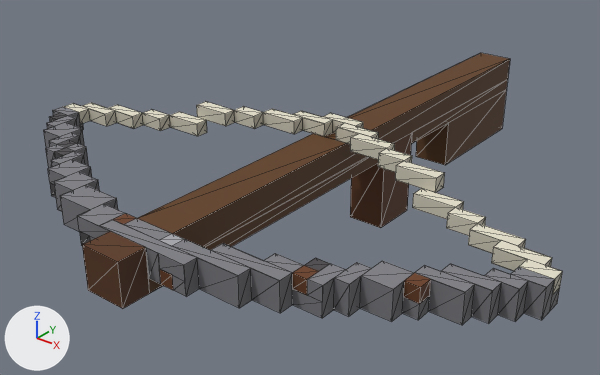
Renders of the glTF model www/proto3d/models/beth/equipment/meshes/weapons/crossbow_common.glb from each side of a commit.
The view is the same before and after, from a 50 mm camera at (0.497, -0.771, 0.436) aimed at (-0.04, -0.099, 0.019). The lights are fixed; the arrows at lower left show +X, +Y and +Z. The first picture is the older version. Mesh edges are drawn as thin lines. Vertices at exactly the same position are counted once.

The scene before the commit, as lines of its bpy script (objects in view):
```python
me_crossbow_common = bpy.data.meshes.new('crossbow_common')
me_crossbow_common.from_pydata(...)  # 404 vertices, 630 faces; spans x -0.308..0.308, y -0.412..0.292, z -0.045..0.105
me_crossbow_common.materials.append(mat_vox)
ob_crossbow_common = bpy.data.objects.new('crossbow_common', me_crossbow_common)
ob_crossbow_common.location = (0.0, 0.0, 0.0)
```
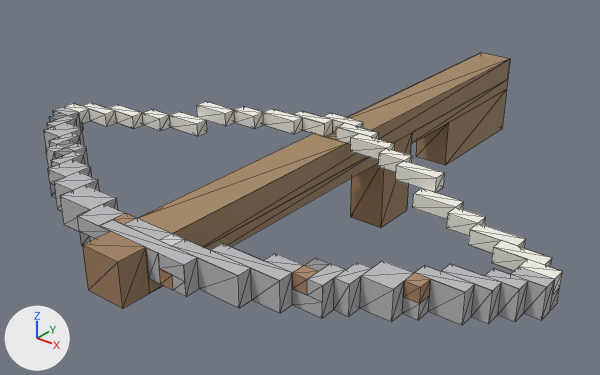
Changed parts and their boxes [x1, y1, x2, y2] in the pictures (600 x 375 px):
part 1 of me_crossbow_common, recoloured: [66, 112, 560, 325] in both
part 2 of me_crossbow_common, recoloured (grey to light grey): [159, 234, 184, 246] in both
part 3 of me_crossbow_common, recoloured (lighter): [43, 107, 554, 325] in both
part 4 of me_crossbow_common, recoloured: [63, 102, 563, 295] in both
part 5 of me_crossbow_common, recoloured (lighter): [50, 53, 510, 309] in both

What the commit changed:
me_crossbow_common has 404 vertices, 630 faces and spans x -0.308..0.308, y -0.412..0.292, z -0.045..0.105.
me_crossbow_common is used by ob_crossbow_common; location (0.0, 0.0, 0.0).
me_crossbow_common part 1: 136 faces centred in x -0.308..0.308, y -0.377..-0.208, z 0.06..0.085 are repainted in the vertex colours; the middle colour goes from dark grey #69696d to grey #acacaf.
me_crossbow_common part 2: 46 faces centred in x -0.287..0.287, y -0.363..-0.088, z 0.065..0.09 are repainted in the vertex colours; the middle colour goes from grey #a29f90 to light grey #d0cec5.
me_crossbow_common part 3: 158 faces centred in x -0.302..0.302, y -0.382..-0.203, z 0.06..0.09 are repainted in the vertex colours; the middle colour goes from grey #737378 to grey #b3b3b6.
me_crossbow_common part 4: 186 faces centred in x -0.308..0.308, y -0.213..-0.068, z 0.08..0.105 are repainted in the vertex colours; the middle colour goes from pale yellow #d0cbb9 to white #e8e6dd.
me_crossbow_common part 5: 104 faces centred in x -0.292..0.233, y -0.412..0.292, z -0.045..0.09 are repainted in the vertex colours; the middle colour goes from brown #4e361a to brown #978263.
